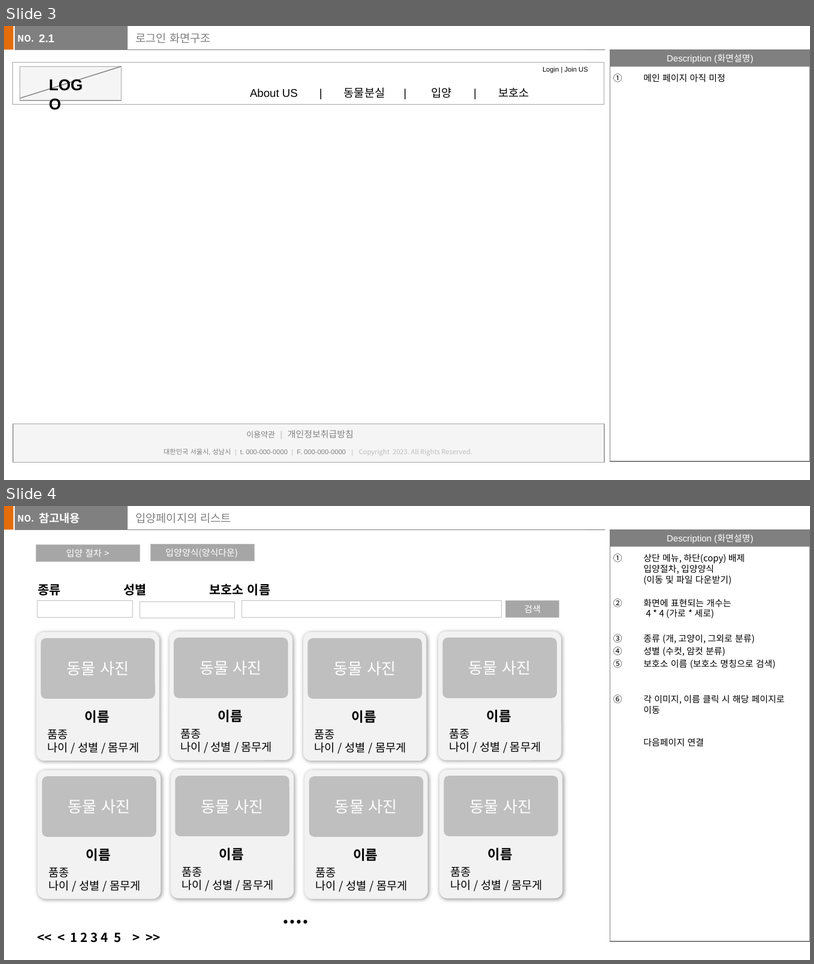
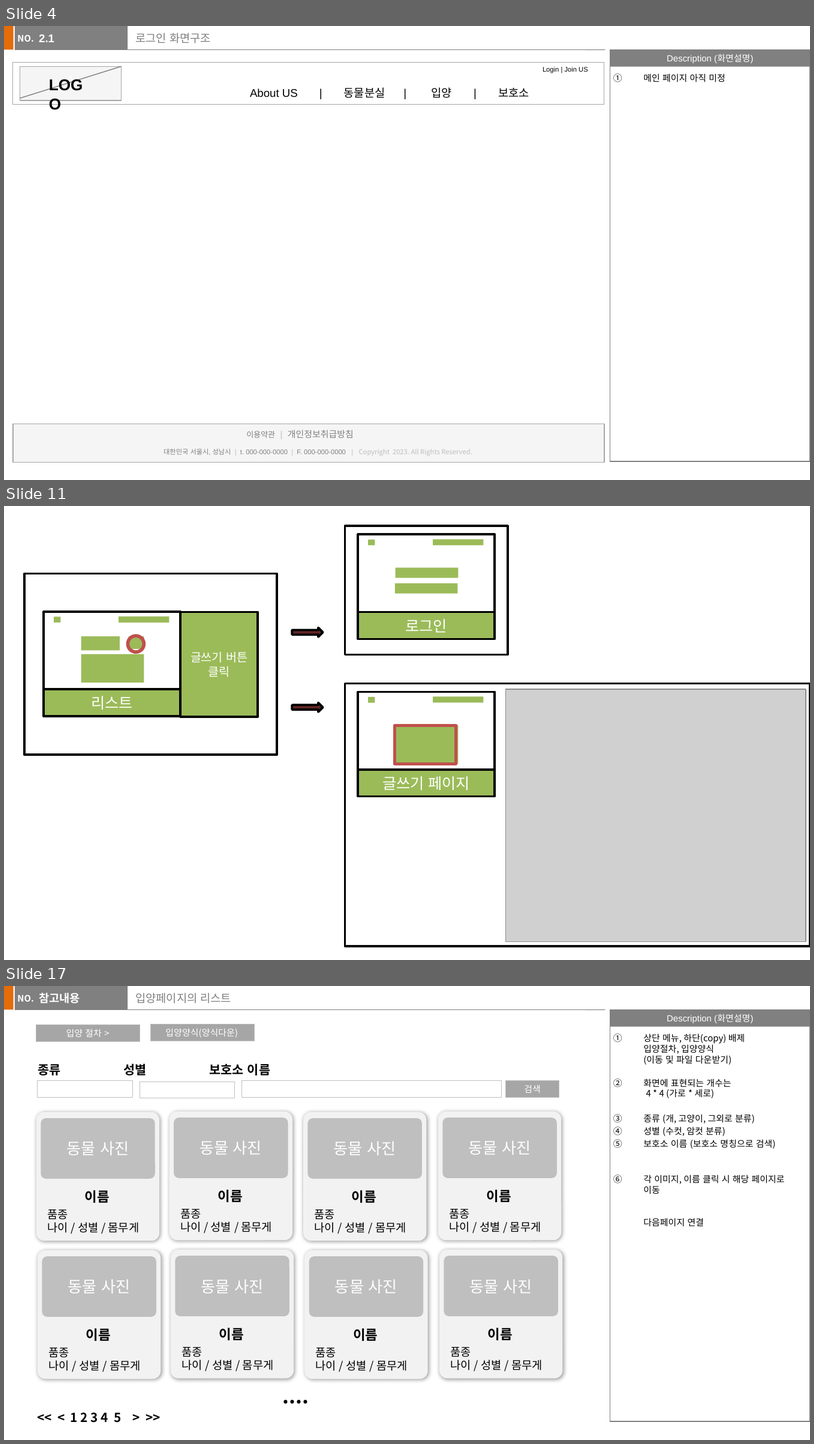
Before and after one commit to jaemikim/Notes, a slide deck: 기획문서/보보 (가칭)_v1-2.pptx. Shown one above the other, each under a label of ours: slides 3 and 4 before the commit, slides 4, 11 and 17 after it; the slides between them are not shown. The pictures are 814x964 and 814x1444 pixels, drawn with LibreOffice and Linux fonts; fonts in the diff are those of the drawing; grey boxes stand for pictures; background and template pictures are left out. Boxes give left, top, right and bottom in pixels: in the first picture for what was removed or moved away, otherwise in the second. Text is boxed around its words. In the diff, an @@ line names an element or a change of style, - is before the commit and + after.

```diff
--- a/기획문서/보보 (가칭)_v1-2.pptx
+++ b/기획문서/보보 (가칭)_v1-2.pptx
@@ slide 11 added at [4, 506, 810, 960], background #FFFFFF @@
@@ rectangle added at [24, 574, 276, 754], outline #000000 2 pt @@
@@ group added at [345, 526, 508, 655]: 7 rectangles @@
+로그인
@@ group added at [44, 612, 258, 717]: 9 rectangles @@
+리스트
+글쓰기 버튼
+클릭
@@ right arrow added at [292, 628, 323, 637], fill #632523, outline #000000 2 pt @@
@@ ellipse added at [128, 636, 144, 652], outline #C0504D 3 pt @@
@@ right arrow added at [292, 703, 323, 712], fill #632523, outline #000000 2 pt @@
@@ group added at [345, 684, 810, 946]: 6 rectangles, 1 picture @@
+글쓰기 페이지
@@ rectangle added at [395, 726, 456, 764], outline #C0504D 3 pt @@
@@ what was slide 3 is now slide 4 @@
@@ what was slide 4 is now slide 17 @@
```
Also in this commit, not shown: 2 slides changed, 12 other slides added, 1 other file.
